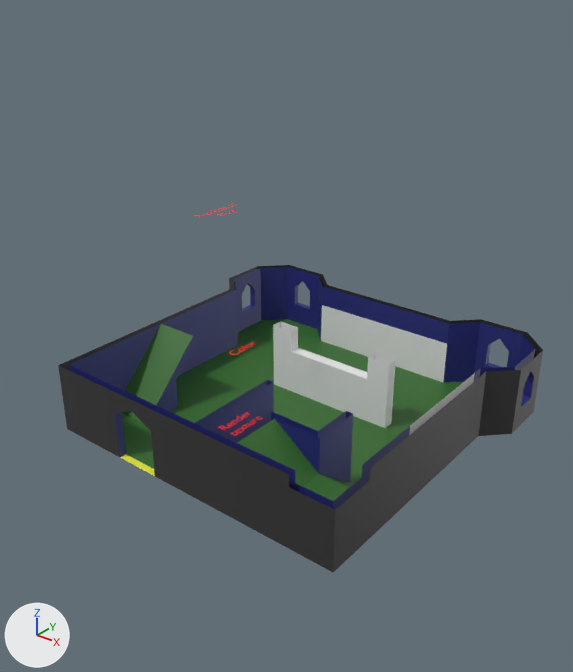
The Blender file Assets/Models/ShaderCastle/TexturesAndColor.blend as it was, and as the next commit left it.
Both versions are drawn from a 50 mm lens placed at (20.4, -16.6, 17.9), pointed at (2.6, 5.6, 4.2). The lights are fixed; the arrows at lower left show +X, +Y and +Z. The first picture is the older version.

The first picture shows 'Floor +0 -col' and 3 more.
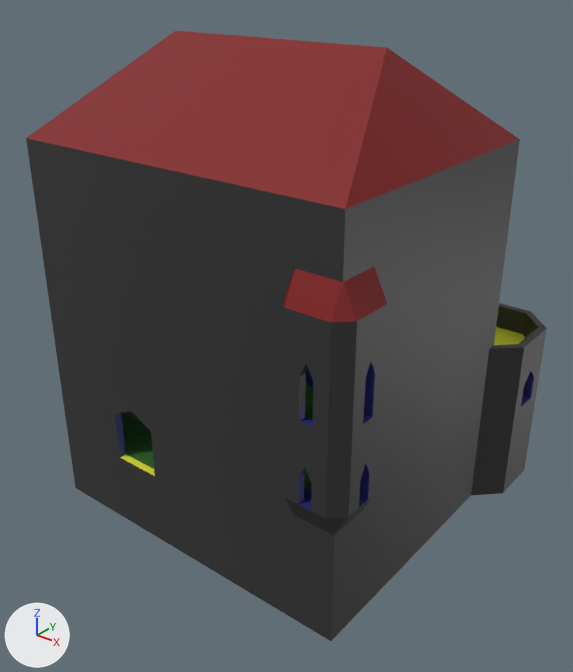
Where the change shows, as pixel boxes [x1, y1, x2, y2] in the pictures (573 x 672 px):
```json
{"object": "Roof", "change": "shown", "after": [27, 31, 520, 322]}
{"object": "Floor +3 -col", "change": "shown", "after": [26, 138, 520, 298]}
{"object": "Floor +1 -col", "change": "shown", "after": [48, 296, 547, 536]}
{"object": "Floor +2 -col", "change": "shown", "after": [38, 221, 509, 419]}
{"object": "Floor -1 -col", "change": "shown", "after": [67, 413, 533, 641]}
{"object": "Floor +0 -col", "change": "unchanged, covered by the edit", "before": [58, 265, 543, 572], "after": [58, 351, 543, 572]}
```

Scene script edits in JSON lines:
```json
{"op": "remove", "block": "ob_floor__2__col", "code": "ob_floor__2__col.hide_set(True)"}
{"op": "remove", "block": "ob_floor__3__col", "code": "ob_floor__3__col.hide_set(True)"}
{"op": "remove", "block": "ob_floor__1__col", "code": "ob_floor__1__col.hide_set(True)"}
{"op": "remove", "block": "ob_roof", "code": "ob_roof.hide_set(True)"}
{"op": "remove", "block": "ob_floor__1__col_1", "code": "ob_floor__1__col_1.hide_set(True)"}
```
